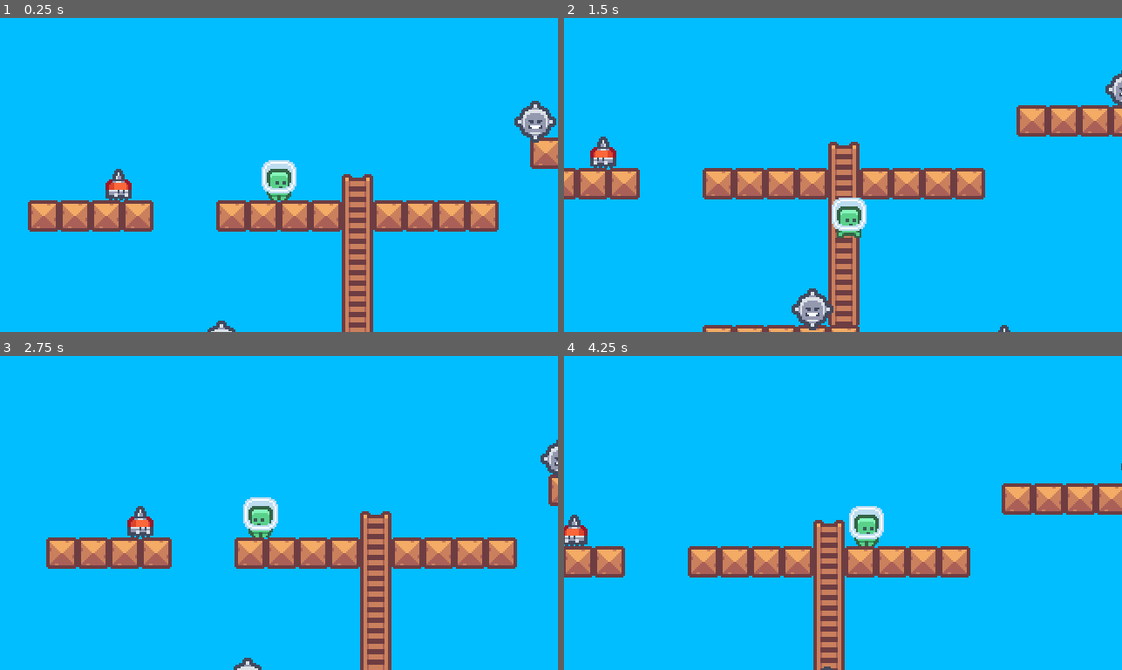
Above: before the commit, frames 1-4 (two rows, left to right).
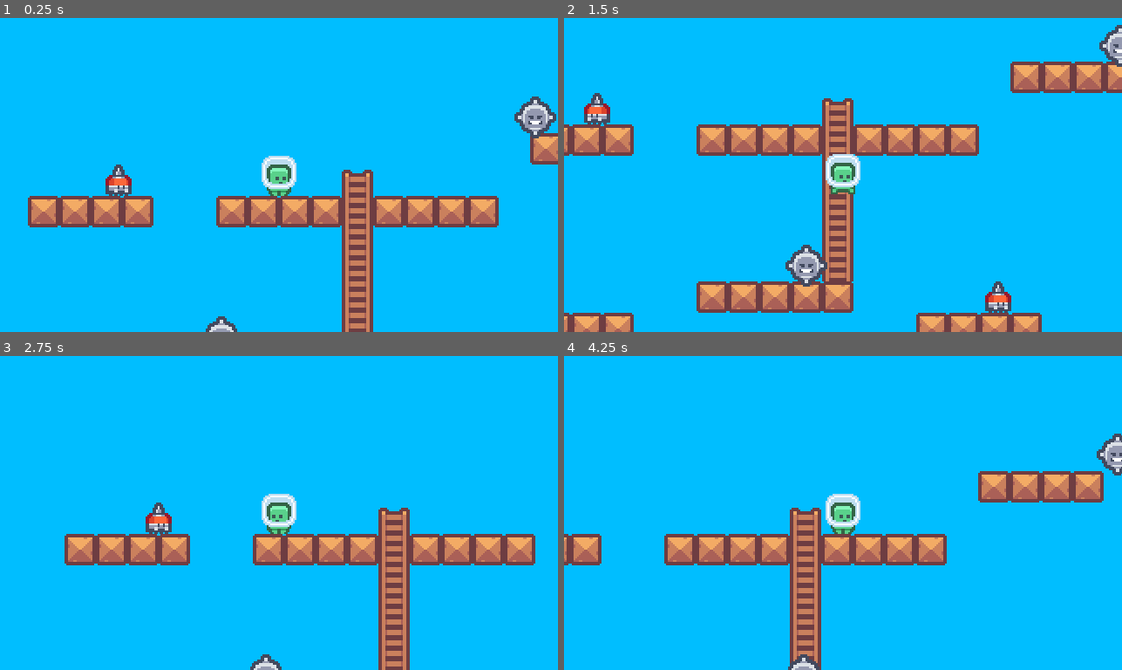
Above: after the commit, the same moments.

Repository: rafaelmuto/PixelPlataformTutorial
Game: Godot game, scene res://World.tscn
Two runs of this game, one before a commit and one after it. Both use one fixed random seed, a clock stepped at 60 frames per second and the inputs below.
Inputs:
- Up to frame 1 (0.25 s): no input
- Up to frame 2 (1.5 s): hold Right (ui_right) from 0.53 s (still down); tap Up (ui_up) at 0.77 s
- Up to frame 3 (2.75 s): tap Up (ui_up) at 1.52 s; release Right (ui_right) at 2.03 s; hold Left (ui_left) from 2.03 s (still down)
- Up to frame 4 (4.25 s): release Left (ui_left) at 2.78 s; hold Right (ui_right) from 2.78 s (still down); tap Up (ui_up) at 3.02, 3.77 s

The runs differ from the first frame. In frame 1, 7.6% of the frame differs, in the area x 5-100%, y 25-100%; in frame 2, 26%, in the area x 0-100%, y 2-100%; in frame 3, 12%; in frame 4, 16%.

Commit message:
external camera

Diff:
--- a/MovingSpikeEnemy/MovingSpikeEnemy.tscn
+++ b/MovingSpikeEnemy/MovingSpikeEnemy.tscn
@@ -23,7 +23,6 @@
 [sub_resource type="Animation" id=3]
 resource_name = "MoveAlongPathLoop"
 length = 3.0
-loop = true
 tracks/0/type = "value"
 tracks/0/path = NodePath("PathFollow2D:offset")
 tracks/0/interp = 1
@@ -53,10 +52,12 @@
 }
 
 [node name="MovingSpikeEnemy" type="Path2D"]
+curve = null
 script = ExtResource( 3 )
 
 [node name="PathFollow2D" type="PathFollow2D" parent="."]
-offset = 949.72
+position = Vector2( 71.9981, 0 )
+offset = nan
 rotate = false
 
 [node name="Enemy" type="Node2D" parent="PathFollow2D"]
@@ -72,7 +73,9 @@
 polygon = PoolVector2Array( -1, -10, 1, -10, 10, -1, 10, 1, 1, 10, -1, 10, -10, 1, -10, -1 )
 
 [node name="AnimationPlayer" type="AnimationPlayer" parent="."]
-autoplay = "MoveAlongPathBounce"
+autoplay = "MoveAlongPathLoop"
+reset_on_save = false
+method_call_mode = 1
 anims/MoveAlongPathBounce = SubResource( 2 )
 anims/MoveAlongPathLoop = SubResource( 3 )
 anims/RESET = SubResource( 4 )
--- a/Player/Player.gd
+++ b/Player/Player.gd
@@ -11,6 +11,7 @@
 onready var ladderCheck = $LadderCheck
 onready var jumpBufferTimer = $JumpBufferTimer
 onready var coyoteJumpTimer = $CoyoteJumpTimer
+onready var remoteTransform2d = $RemoteTransform2D
 
 
 var double_jump
@@ -31,6 +32,11 @@
 	match state:
 		MOVE: move_state(input)
 		CLIMB: climb_state(input)
+
+
+func connect_camera(camera: Camera2D) -> void:
+	var camera_path = camera.get_path()
+	remoteTransform2d.remote_path = camera_path
 
 
 func move_state(input):
--- a/Player/Player.tscn
+++ b/Player/Player.tscn
@@ -23,10 +23,6 @@
 position = Vector2( 0, 3 )
 shape = SubResource( 3 )
 
-[node name="Camera2D" type="Camera2D" parent="."]
-current = true
-smoothing_enabled = true
-
 [node name="LadderCheck" type="RayCast2D" parent="."]
 position = Vector2( 0, -5 )
 enabled = true
@@ -41,5 +37,7 @@
 wait_time = 0.2
 one_shot = true
 
+[node name="RemoteTransform2D" type="RemoteTransform2D" parent="."]
+
 [connection signal="timeout" from="JumpBufferTimer" to="." method="_on_JumpBufferTimer_timeout"]
 [connection signal="timeout" from="CoyoteJumpTimer" to="." method="_on_CoyoteJumpTimer_timeout"]
--- a/World.gd
+++ b/World.gd
@@ -1,16 +1,8 @@
 extends Node2D
 
+onready var camera: = $Camera2D
+onready var player: = $Player
 
-# Declare member variables here. Examples:
-# var a = 2
-# var b = "text"
-
-
-# Called when the node enters the scene tree for the first time.
 func _ready():
 	VisualServer.set_default_clear_color(Color.deepskyblue)
-
-
-# Called every frame. 'delta' is the elapsed time since the previous frame.
-#func _process(delta):
-#	pass
+	player.connect_camera(camera)
--- a/World.tscn
+++ b/World.tscn
@@ -18,12 +18,17 @@
 "points": PoolVector2Array( 0, 0, 0, 0, -9, 0, 0, 0, 0, 0, 81, 0, 0, 0, 0, 0, 81, 36, 0, 0, 0, 0, -9, 36, 0, 0, 0, 0, -9, 0, 0, 0, 0, 0, -9, 0, 0, 0, 0, 0, -9, 0 )
 }
 
+[sub_resource type="Curve2D" id=3]
+_data = {
+"points": PoolVector2Array( 0, 0, 0, 0, 0, 27, 0, 0, 0, 0, 0, -54 )
+}
+
 [node name="World" type="Node2D"]
 script = ExtResource( 4 )
 
 [node name="Player" parent="." instance=ExtResource( 2 )]
 position = Vector2( -90, -54 )
-z_index = 10
+z_index = 100
 
 [node name="TileMap" parent="." instance=ExtResource( 1 )]
 collision_mask = 0
@@ -60,3 +65,10 @@
 [node name="MovingSpikeEnemy2" parent="." instance=ExtResource( 6 )]
 position = Vector2( 54, -81 )
 curve = SubResource( 2 )
+
+[node name="MovingSpikeEnemy3" parent="." instance=ExtResource( 6 )]
+position = Vector2( 162, 90 )
+curve = SubResource( 3 )
+
+[node name="Camera2D" type="Camera2D" parent="."]
+current = true
Not shown: 1 places in World.tscn that only renumber resources
